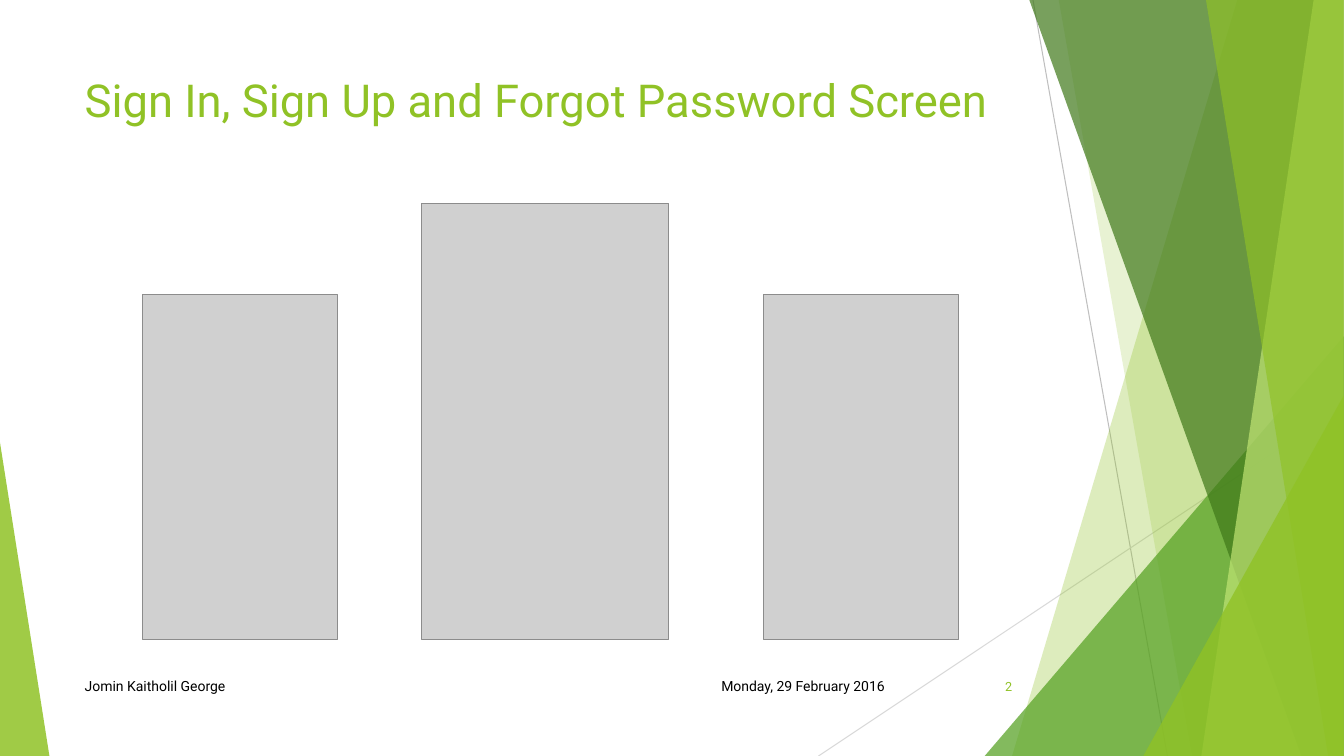
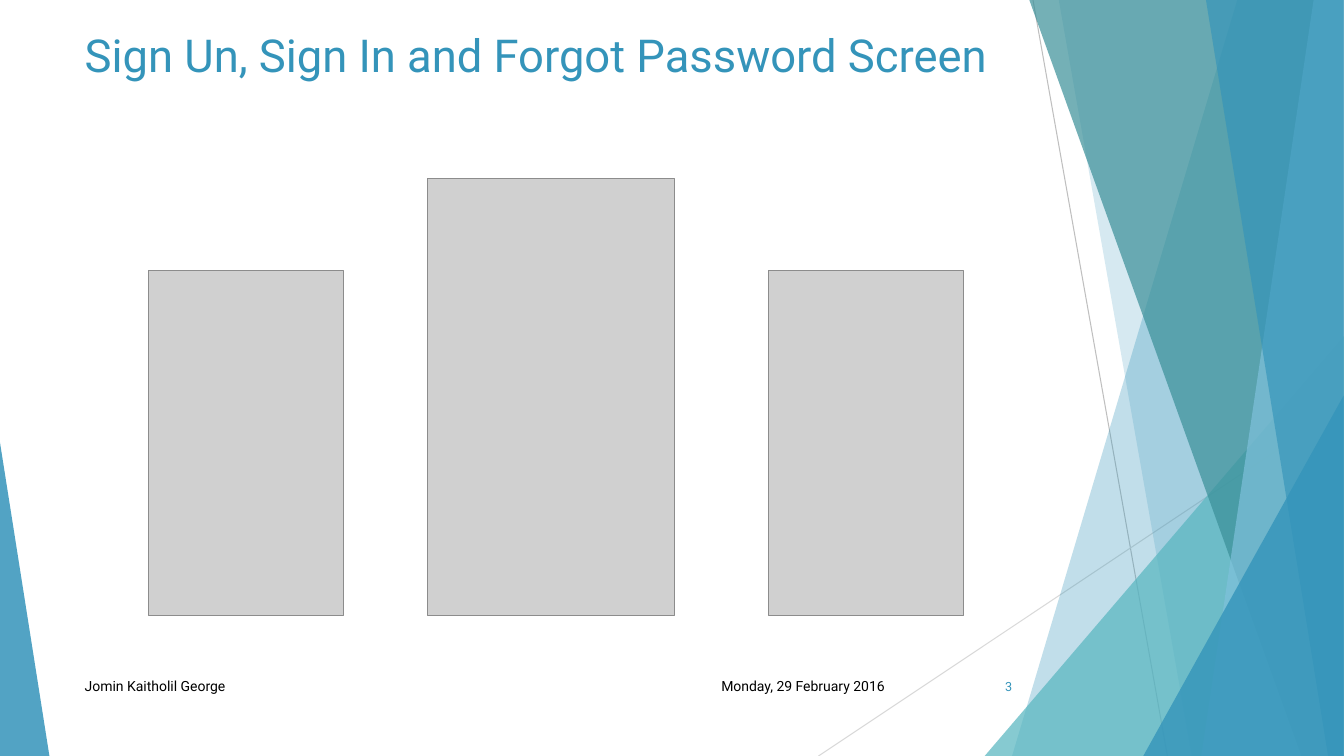
Before and after one commit to jomingeorge94/Hospitality, a slide deck: slide 3 of Background Research/Storyboard - Jomin George.pptx (slide 2 before the commit). Drawn at 1344x756 pixels with LibreOffice and Linux fonts; fonts in the diff are those of the drawing; grey boxes stand for pictures. Boxes give left, top, right and bottom in pixels: in the first picture for what was removed or moved away, otherwise in the second. Text is boxed around its words. In the diff, an @@ line names an element or a change of style, - is before the commit and + after.

```diff
--- a/Background Research/Storyboard - Jomin George.pptx
+++ b/Background Research/Storyboard - Jomin George.pptx
@@ freeform shape at [1012,0,1344,756]: fill #90C226 at 30% opacity to #3494BA at 30% opacity @@
@@ freeform shape at [1029,0,1344,756]: fill #3F7819 at 70% opacity to #3A8F98 at 70% opacity @@
@@ freeform shape at [1059,0,1344,756]: fill #90C226 at 20% opacity to #3494BA at 20% opacity @@
@@ freeform shape at [1202,0,1344,756]: fill #C0E474 at 70% opacity to #7FC1DB at 70% opacity @@
@@ freeform shape at [1206,0,1344,756]: fill #90C226 at 65% opacity to #3494BA at 65% opacity @@
@@ title at [85,38,987,82]: text changed; text colour #90C226 to #3494BA @@
-Sign In, Sign Up and Forgot Password Screen
+Sign Un, Sign In and Forgot Password Screen
@@ 3 pictures: place and size @@
-3 pictures at [142,203,959,640]
+3 pictures at [148,178,965,616]
@@ triangle at [985,336,1344,756]: fill #54A021 at 72% opacity to #58B6C0 at 72% opacity @@
@@ triangle at [1143,396,1344,756]: fill #90C226 at 80% opacity to #3494BA at 80% opacity @@
@@ triangle at [0,443,49,756]: fill #90C226 at 85% opacity to #3494BA at 85% opacity @@
@@ page number at [1005,682,1012,691]: text changed; text colour #90C226 to #3494BA @@
-2
+3
```
Also in this commit, not shown: 3 other slides changed, 1 slide added.
